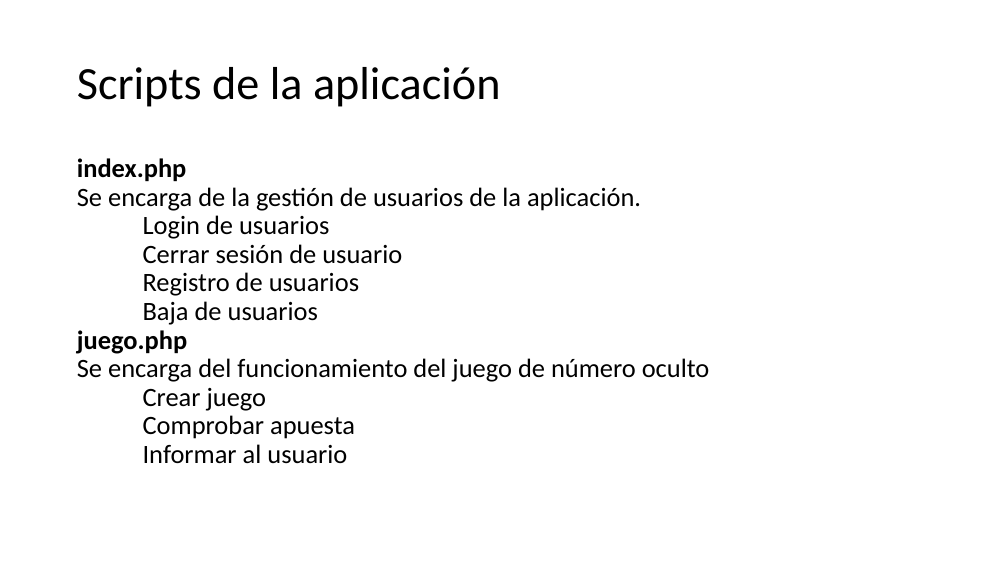
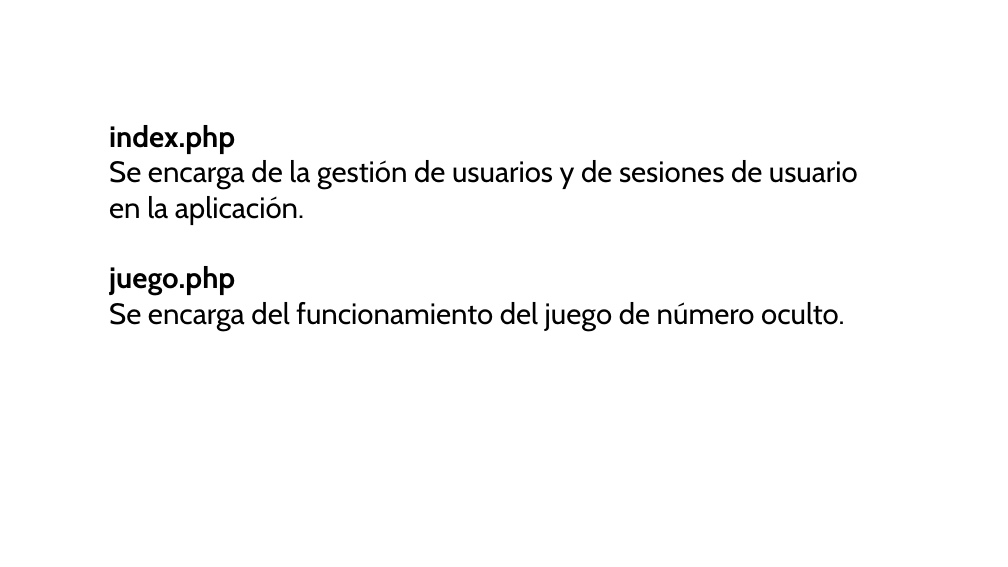
Before and after one commit to DAWD-DWES/dwes02_adivina_numero, a slide deck: slide 4 of diseño/adivinanumero.pptx. Drawn at 1008x567 pixels with LibreOffice and Linux fonts; fonts in the diff are those of the drawing. Boxes give left, top, right and bottom in pixels: in the first picture for what was removed or moved away, otherwise in the second. Text is boxed around its words. In the diff, an @@ line names an element or a change of style, - is before the commit and + after.

```diff
--- a/diseño/adivinanumero.pptx
+++ b/diseño/adivinanumero.pptx
@@ title removed at (x1=77, y1=67, x2=500, y2=107) @@
-Scripts de la aplicación
@@ text at (x1=109, y1=125, x2=858, y2=331): text changed; size 25.2 to 28 pt; font Calibri to Cabin @@
-index.php
-Se encarga de la gestión de usuarios de la aplicación.
-Login de usuarios
-Cerrar sesión de usuario
-Registro de usuarios
-Baja de usuarios
-juego.php
-Se encarga del funcionamiento del juego de número oculto
-Crear juego
-Comprobar apuesta
-Informar al usuario
+index.php
+Se encarga de la gestión de usuarios y de sesiones de usuario
+en la aplicación.
+juego.php
+Se encarga del funcionamiento del juego de número oculto.
```
Also in this commit, not shown: 2 other slides changed, 3 other files.
